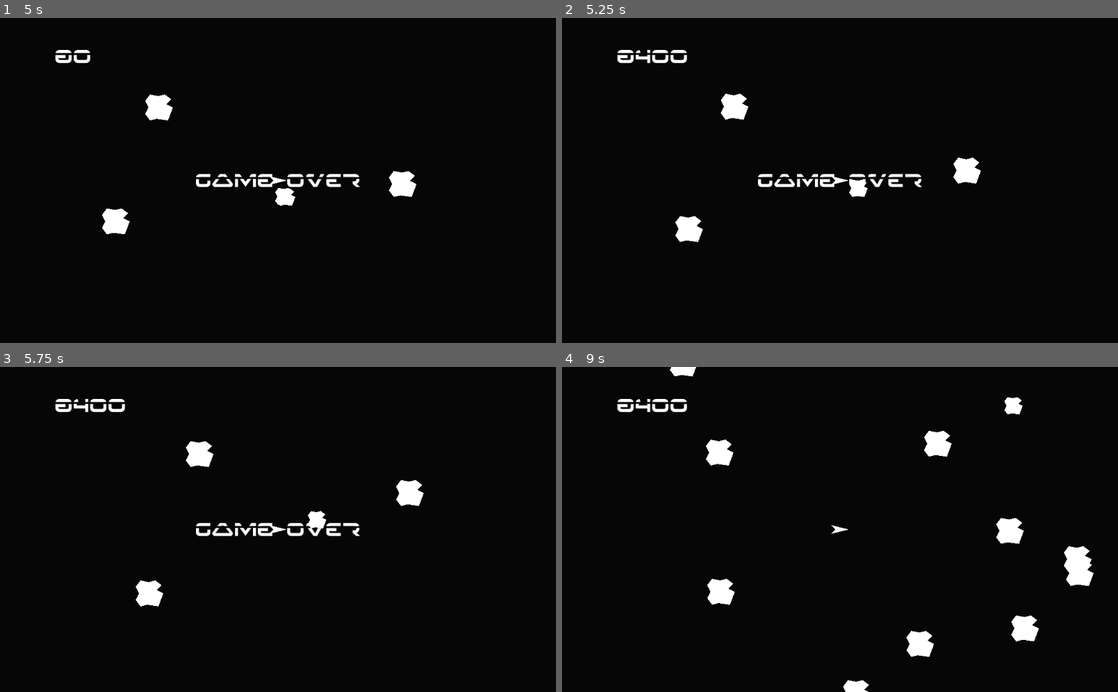
Above: before the commit, frames 1-4 (two rows, left to right).
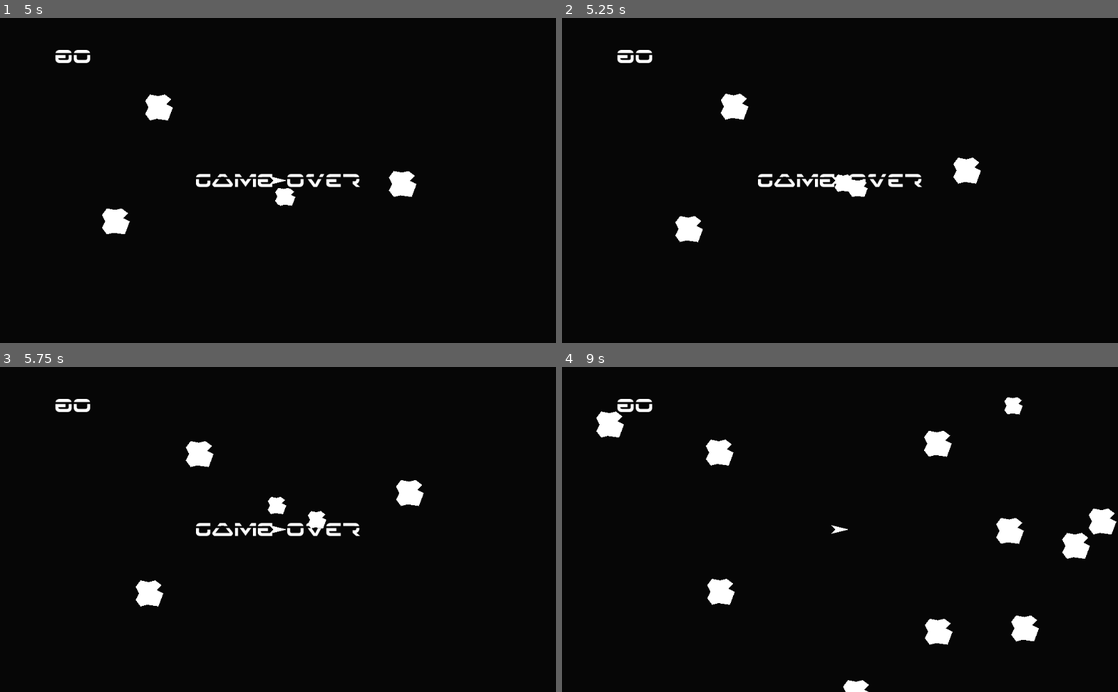
Above: after the commit, the same moments.

Repository: Zircon332/Asteroids-Coop
Game: Godot game, scene res://scenes/main.tscn
Two runs of this game, one before a commit and one after it. Both use one fixed random seed, a clock stepped at 60 frames per second and the inputs below.
Inputs:
- Up to frame 1 (5 s): tap Enter (ui_accept) at 0.5, 0.77, 1.25, 1.52, 3.02, 3.77, 4.52 s; tap Escape (ui_cancel) at 4.15 s
- Up to frame 2 (5.25 s): no input
- Up to frame 3 (5.75 s): no input
- Up to frame 4 (9 s): tap Enter (ui_accept) at 6.02, 6.77, 7.52 s

Frame 1 is identical in both runs. In frame 2, 0.3% of the frame differs, in the area x 13-53%, y 9-54%; in frame 3, 0.4%; in frame 4, 2.2%, in the area x 6-100%, y 0-90%.

Commit message:
remove player collision on death

Diff:
--- a/src/entities/ship/ship.gd
+++ b/src/entities/ship/ship.gd
@@ -37,6 +37,7 @@
 
 func hurt() -> void:
 	is_dead = true
+	set_collision_layer_bit(0, 0)
 
 
 func shoot() -> void:
@@ -99,3 +100,4 @@
 func _on_ReviveArea_body_entered(body):
 	if body.is_in_group("players") and body != self:
 		is_dead = false
+		set_collision_layer_bit(0, 1)
